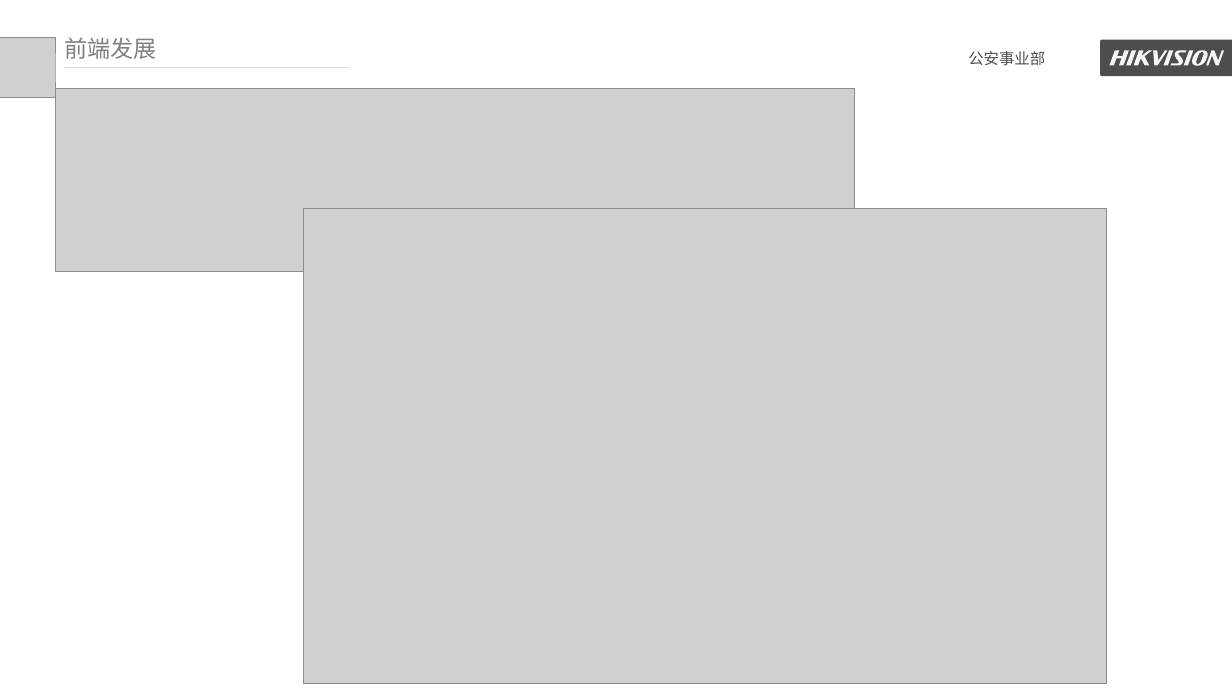
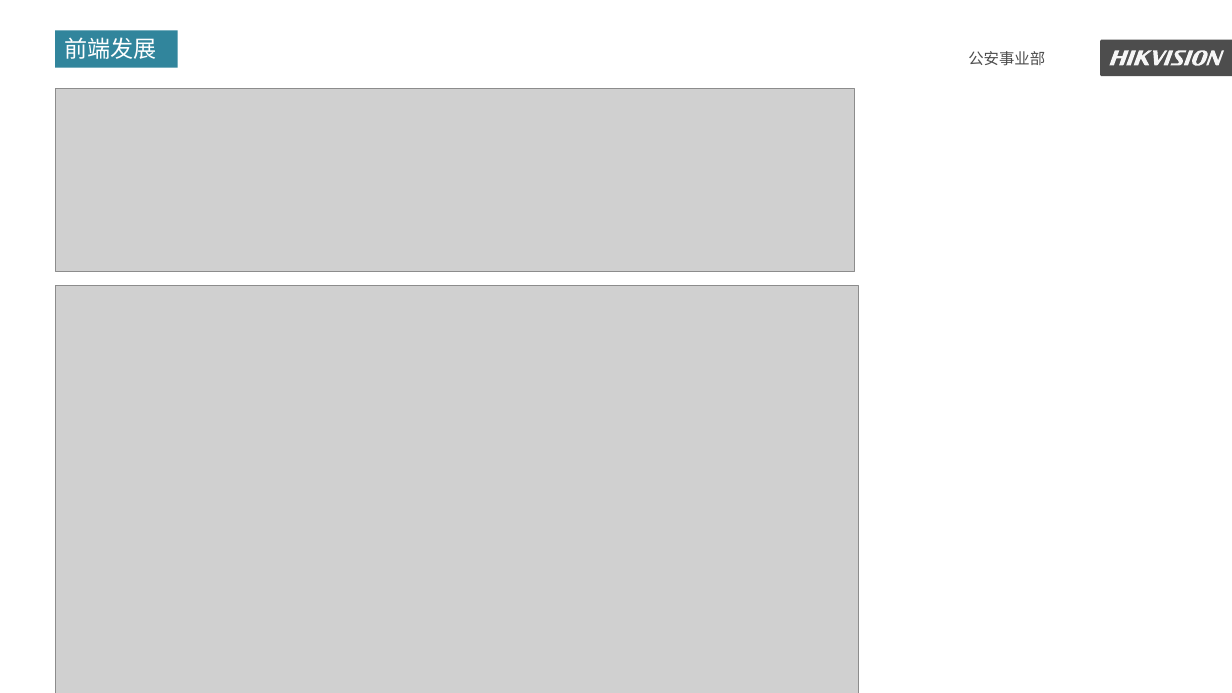
Before and after one commit to kaisajiang/Vue-Classroom, a slide deck: slide 14 of class1/Web前端框架介绍0.pptx. Drawn at 1232x693 pixels with LibreOffice and Linux fonts; fonts in the diff are those of the drawing; grey boxes stand for pictures. Boxes give left, top, right and bottom in pixels: in the first picture for what was removed or moved away, otherwise in the second. Text is boxed around its words. In the diff, an @@ line names an element or a change of style, - is before the commit and + after.

```diff
--- a/class1/Web前端框架介绍0.pptx
+++ b/class1/Web前端框架介绍0.pptx
@@ picture removed at [0,38,55,98] @@
@@ rectangle "前端发展": place and size @@
-rectangle "前端发展" at [64,37,156,59]
+rectangle "前端发展" at [55,30,178,67]
@@ rectangle "前端发展" at [55,30,178,67]: text colour #808080 to #FFFFFF; fill none to #31859C @@
@@ line removed from (65, 67) to (350, 67) @@
@@ picture: place and size @@
-picture at [303,208,1107,684]
+picture at [55,287,860,693]
```
Also in this commit, not shown: 36 other slides changed, 2 other files.
